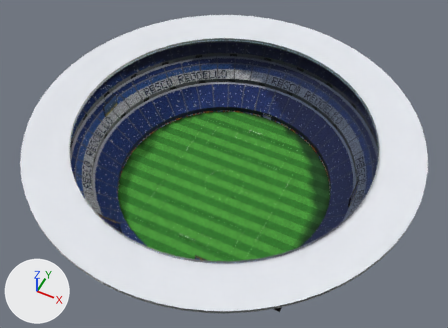
The glTF model web/tunnel_bassa.glb as it was, and as the next commit left it.
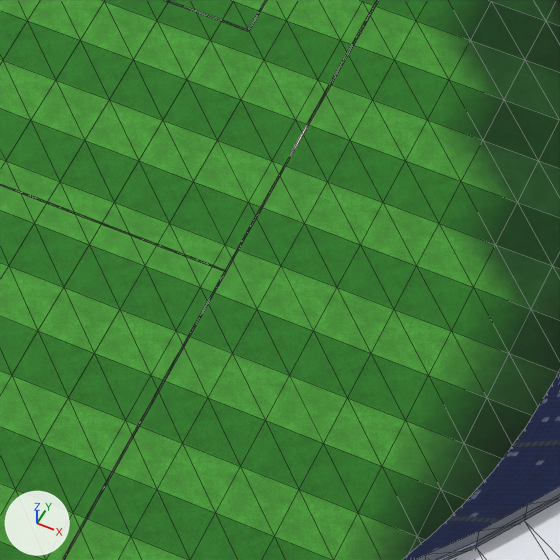
The first picture shows the older version from a camera (50 mm lens) standing at (84.8, -244.7, 227.3) and looking at (0.6, -76.3, 16.9). The close-ups show the older and then the newer version on the part from 55% to 72% of the width and 51% to 75% of the height of that picture. Only the edits that show in the close-ups are written down. The lights are fixed; the arrows at lower left show +X, +Y and +Z. The close-ups show mesh edges as thin lines. Where no turn or scale is listed for an object, it has been applied to the vertices.

Names of what the first close-up shows: 'T_Esterno_Erba', 'T_Esterno_Linea', 'T_Esterno_Spalti', 'T_Esterno_Tetto', 'T_Esterno_TettoFascia' and 2 more.
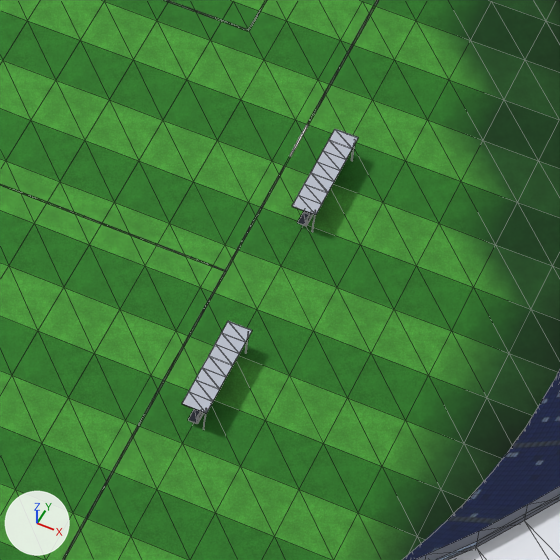
Location of each change, (x1, y1, x2, y2) in pixels of the close-ups (560 x 560 px):
```json
{"object": "T_Esterno_Tettoia", "change": "added", "after": [182, 129, 358, 413]}
{"object": "T_Esterno_Panchina", "change": "added", "after": [188, 145, 355, 430]}
```

Edits to the scene script, one JSON object a line:
```json
{"op": "add", "block": "mat_esterno_tettoia", "code": ["mat_esterno_tettoia = bpy.data.materials.new('Esterno_Tettoia')", "# nodes: BsdfPrincipled, Mix, OutputMaterial, VertexColor", "# colours: light grey #c4cad6, mixed with the vertex colours"]}
{"op": "add", "block": "mat_esterno_panchina", "code": ["mat_esterno_panchina = bpy.data.materials.new('Esterno_Panchina')", "# nodes: BsdfPrincipled, Mix, OutputMaterial, VertexColor", "# colours: dark blue #1c2230, mixed with the vertex colours"]}
{"op": "add", "block": "me_t_esterno_tettoia", "code": ["me_t_esterno_tettoia = bpy.data.meshes.new('T_Esterno_Tettoia')", "me_t_esterno_tettoia.from_pydata(...)  # 128 vertices, 240 faces; spans x -30.9..30.9, y -87.8..-62.3, z 3.0..3.1", "me_t_esterno_tettoia.materials.append(mat_esterno_tettoia)"]}
{"op": "add", "block": "me_t_esterno_panchina", "code": ["me_t_esterno_panchina = bpy.data.meshes.new('T_Esterno_Panchina')", "me_t_esterno_panchina.from_pydata(...)  # 324 vertices, 640 faces; spans x -30.8..30.8, y -87.6..-62.6, z 0.9..3.1", "me_t_esterno_panchina.materials.append(mat_esterno_panchina)"]}
{"op": "add", "block": "ob_t_esterno_tettoia", "code": ["ob_t_esterno_tettoia = bpy.data.objects.new('T_Esterno_Tettoia', me_t_esterno_tettoia)", "ob_t_esterno_tettoia.location = (0.0, 0.0, 0.0)"]}
{"op": "add", "block": "ob_t_esterno_panchina", "code": ["ob_t_esterno_panchina = bpy.data.objects.new('T_Esterno_Panchina', me_t_esterno_panchina)", "ob_t_esterno_panchina.location = (0.0, 0.0, 0.0)"]}
```
